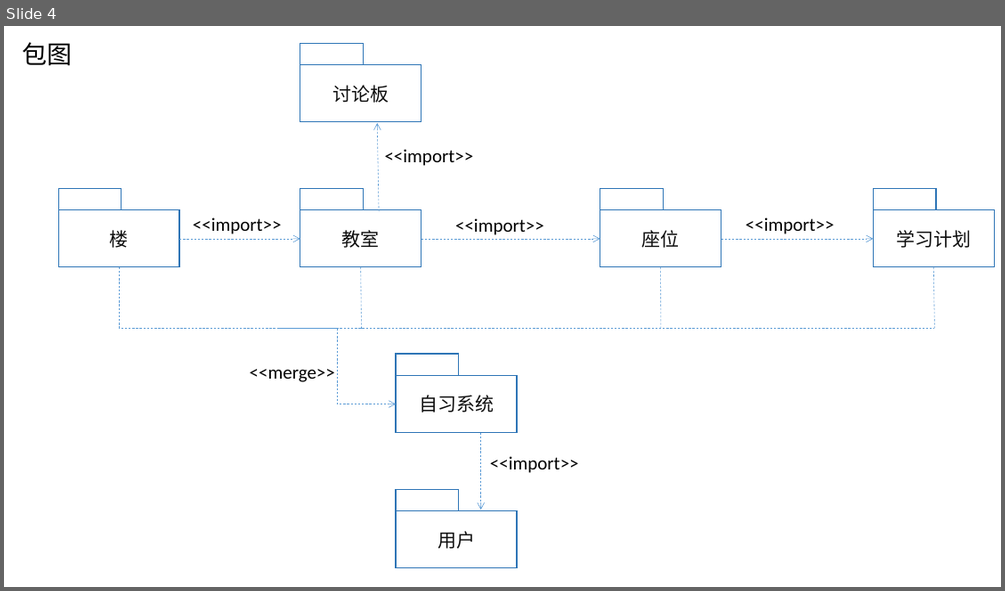
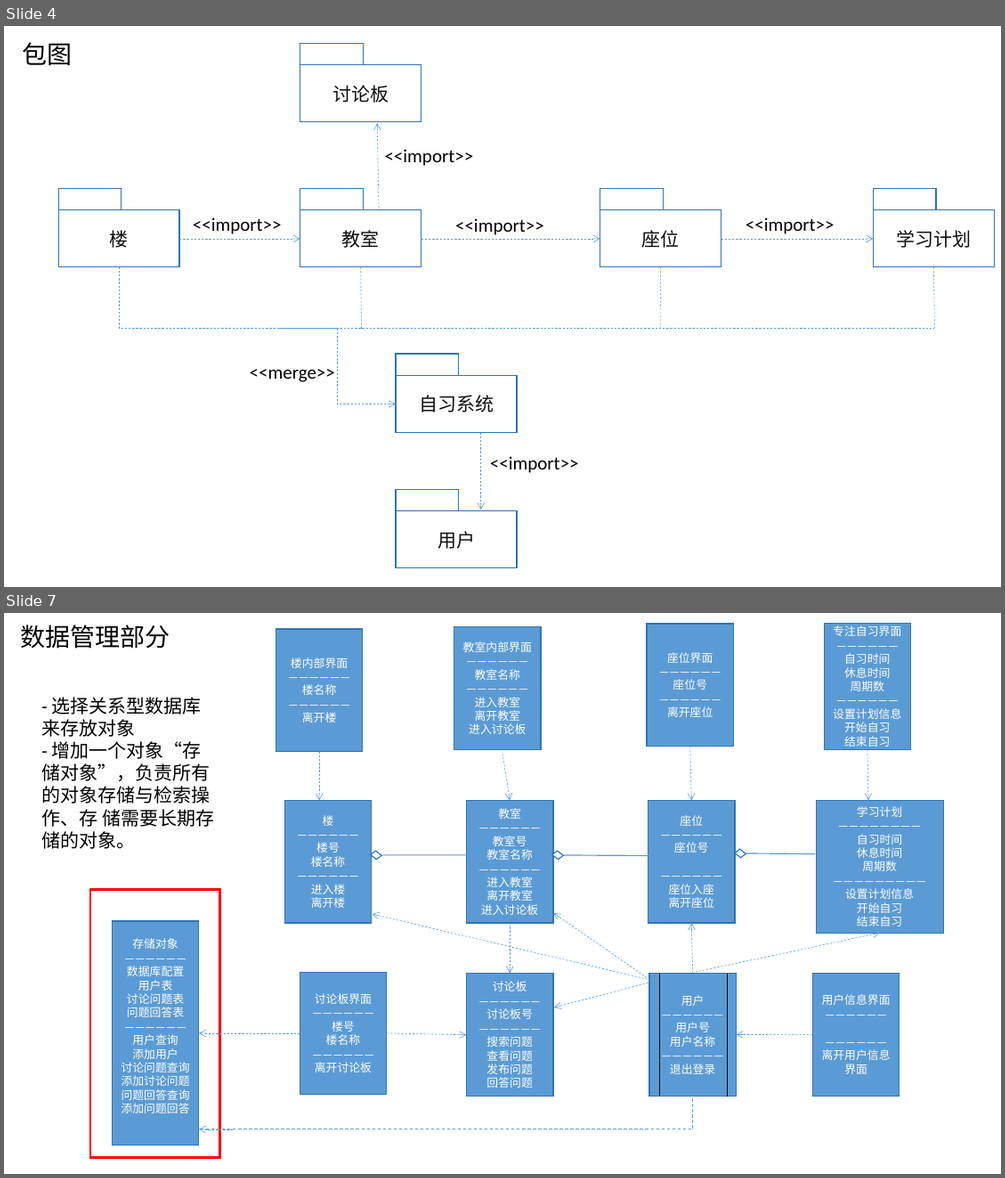
Before and after one commit to banzhijiangshan/SynStudy, a slide deck: Part2/第二次展示-图形.pptx. Shown one above the other, each under a label of ours: slide 4 before the commit, slides 4 and 7 after it; the slides between them are not shown. The pictures are 1005x591 and 1005x1178 pixels, drawn with LibreOffice and Linux fonts; fonts in the diff are those of the drawing. Boxes give left, top, right and bottom in pixels: in the first picture for what was removed or moved away, otherwise in the second. Text is boxed around its words. In the diff, an @@ line names an element or a change of style, - is before the commit and + after.

```diff
--- a/Part2/第二次展示-图形.pptx
+++ b/Part2/第二次展示-图形.pptx
@@ slide 7 added at [4,613,1001,1174], background #FFFFFF @@
@@ text added at [20,625,170,649], 24 pt, text #000000 @@
+数据管理部分
@@ rectangle added at [276,629,363,751], fill #5B9BD5, outline #2E75B6 1 pt, 11 pt, text #FFFFFF @@
+楼内部界面
+——————
+楼名称
+——————
+离开楼
@@ rectangle added at [454,627,541,750], fill #5B9BD5, outline #2E75B6 1 pt, 11 pt, text #FFFFFF @@
+教室内部界面
+——————
+教室名称
+——————
+进入教室
+离开教室
+进入讨论板
@@ rectangle added at [647,624,734,747], fill #5B9BD5, outline #2E75B6 1 pt, 11 pt, text #FFFFFF @@
+座位界面
+——————
+座位号
+——————
+离开座位
@@ rectangle added at [825,624,911,750], fill #5B9BD5, outline #2E75B6 1 pt, 11 pt, text #FFFFFF @@
+专注自习界面
+——————
+自习时间
+休息时间
+周期数
+——————
+设置计划信息
+开始自习
+结束自习
@@ text added at [41,697,214,849], 18 pt, text #000000 @@
+- 选择关系型数据库来存放对象
+- 增加一个对象“存储对象”，负责所有的对象存储与检索操作、存 储需要长期存储的对象。
@@ arrow added from (320, 751) to (320, 800), #5B9BD5 0.5 pt dashed @@
@@ arrow added from (502, 754) to (510, 800), #5B9BD5 0.5 pt dashed @@
@@ arrow added from (690, 747) to (691, 800), #5B9BD5 0.5 pt dashed @@
@@ arrow added from (867, 750) to (868, 800), #5B9BD5 0.5 pt dashed @@
@@ rectangle added at [90,889,219,1158], fill #FFFFFF, outline #FF0000 2.25 pt @@
@@ rectangle added at [113,921,199,1145], fill #5B9BD5, outline #2E75B6 1 pt, 11 pt, text #FFFFFF @@
+存储对象
+——————
+数据库配置
+用户表
+讨论问题表
+问题回答表
+——————
+用户查询
+添加用户
+讨论问题查询
+添加讨论问题
+问题回答查询
+添加问题回答
@@ line added from (659, 973) to (659, 1096), #000000 0.5 pt @@
@@ line added from (727, 973) to (727, 1096), #000000 0.5 pt @@
@@ arrow added from (300, 1033) to (199, 1033), #5B9BD5 0.5 pt dashed @@
@@ arrow added from (387, 1033) to (466, 1035), #5B9BD5 0.5 pt dashed @@
@@ group added at [284,800,943,1097]: 8 rectangles, 7 arrows, 3 lines, 3 parallelograms @@
+楼
+——————
+楼号
+楼名称
+——————
+进入楼
+离开楼
+教室
+——————
+教室号
+教室名称
+——————
+进入教室
+离开教室
+进入讨论板
+座位
+——————
+座位号
+——————
+座位入座
+离开座位
+学习计划
+————————
+自习时间
+休息时间
+周期数
+—————————
+设置计划信息
+开始自习
+结束自习
+讨论板
+——————
+讨论板号
+——————
+搜索问题
+查看问题
+发布问题
+回答问题
+用户
+——————
+用户号
+用户名称
+——————
+退出登录
+讨论板界面
+——————
+楼号
+楼名称
+——————
+离开讨论板
+用户信息界面
+——————
+——————
+离开用户信息界面
@@ elbow line added from (201, 1129) to (693, 1096), #5B9BD5 0.75 pt dashed @@
@@ arrow added from (233, 1129) to (199, 1129), #5B9BD5 0.5 pt dashed @@
```
Also in this commit, not shown: 2 other slides added.
